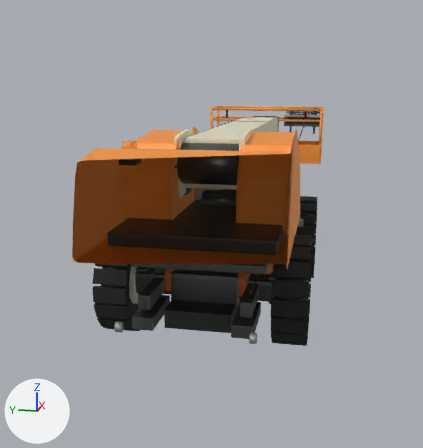
A saved change to the glTF model assets/models/600s.glb.
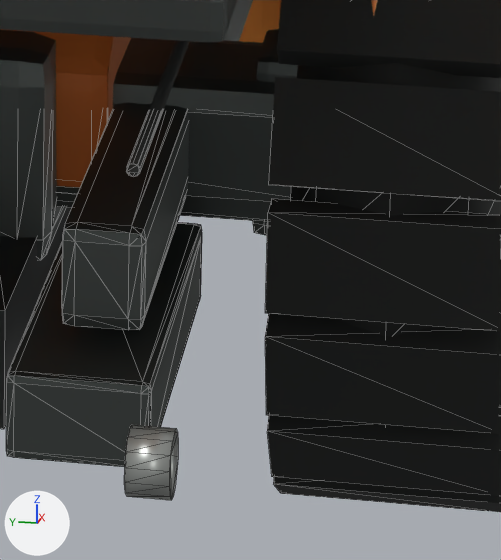
The first picture shows the older version from a camera (50 mm lens) standing at (-7.97, -1.39, 3.09) and looking at (1.24, 0.45, 0.79). The close-ups show the older and then the newer version on the part from 54% to 72% of the width and 60% to 79% of the height of that picture. Only the edits that show in the close-ups are written down. Lighting does not change. The marker at lower left points along +X, +Y and +Z. The close-ups show mesh edges as thin lines. Everything nearer to the camera than a plane just in front of the edit is cut away. Where no turn or scale is listed for an object, it has been applied to the vertices.

In view in the first close-up: 'AxleCradle_Rear', 'AxleRear', 'Chassis_Hit', 'ForkPocket_R_Rear', 'Frame', 'FrameRail_R', 'TieDown_RR', 'Turntable_Hit', 'Wheel_RR_Tire', 'Wheel_RR_Tread_09', 'Wheel_RR_Tread_10', 'Wheel_RR_Tread_11', 'Wheel_RR_Tread_12' and 5 more.
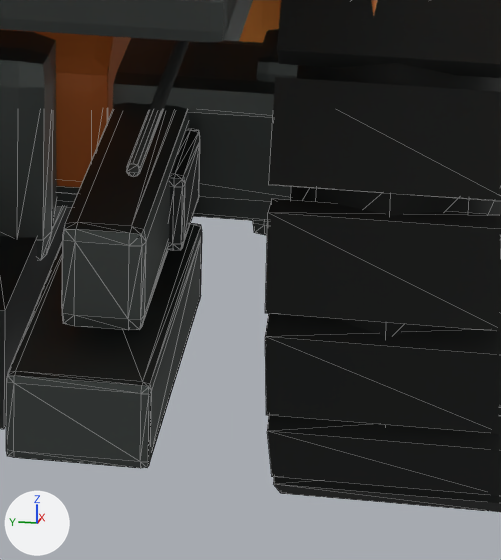
Pixel boxes (x1, y1, x2, y2) of what changed, in the close-ups (501 x 560 px):
'TieDown_RR', deleted
    before: (124, 425, 178, 500)
'TieDownPocket_RR', added
    after: (168, 129, 200, 251)

The change, as a diff of the scene's bpy script:
```diff
--- a/assets/models/600s.glb.py
+++ b/assets/models/600s.glb.py
@@ me_tiedownpocket_rr_mesh @@
+me_tiedownpocket_rr_mesh.from_pydata(...)  # 44 vertices, 84 faces; spans x -0.13..0.13, y -0.018..0.018, z -0.07..0.07
+me_tiedownpocket_rr_mesh.materials.append(mat_jlg_black_powdercoat)  # dark grey #2c3030
@@ ob_tiedown_rr @@
-ob_tiedown_rr = bpy.data.objects.new('TieDown_RR', me_tiedown_rr_mesh)
-ob_tiedown_rr.location = (-2.45, -0.72, 0.53)
@@ ob_tiedownpocket_rr @@
+ob_tiedownpocket_rr = bpy.data.objects.new('TieDownPocket_RR', me_tiedownpocket_rr_mesh)
+ob_tiedownpocket_rr.location = (-1.55, -0.657, 0.64)
```
